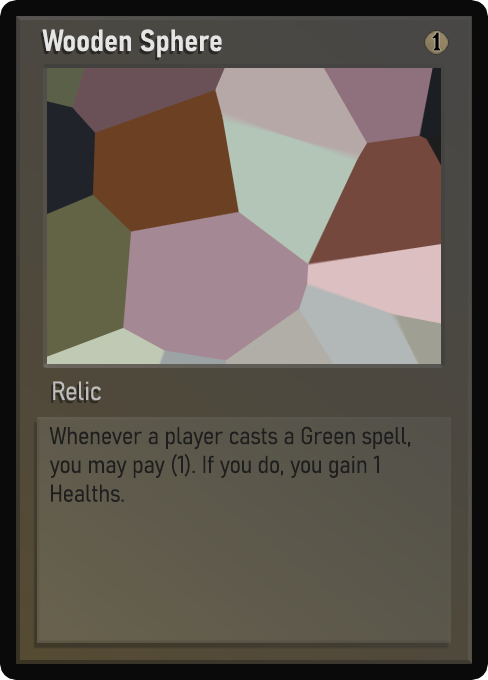
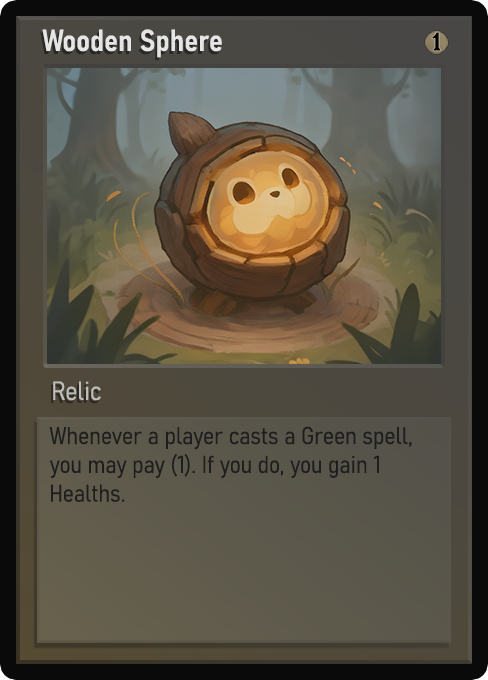
Two versions of the same layered image (488 × 680). Layer-by-layer changes:
painted on "Name" over (64, 29, 222, 52)
painted on "Class" over (59, 383, 101, 401)
painted on "Desc_norm" over (52, 426, 412, 502)
painted on "Artwork" over (47, 68, 441, 364)
